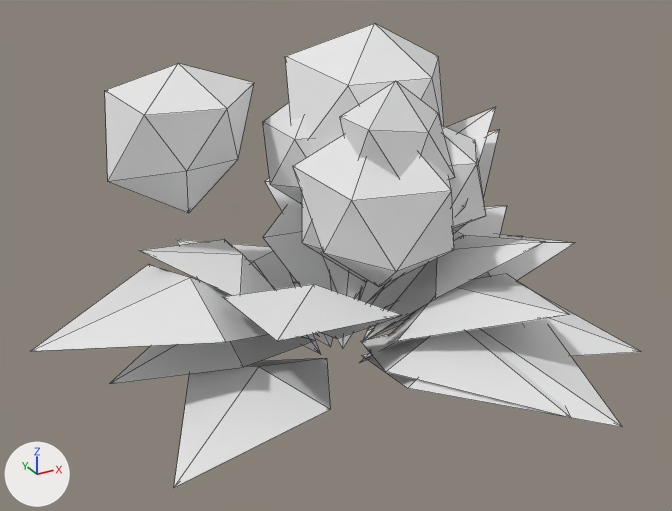
The Blender file assets/blender/src/hydrangea_21.blend, before and after one commit.
The view is the same before and after, from a 50 mm lens placed at (-0.679, -1.215, 0.924), pointed at (-0.055, -0.081, 0.356). The lights are fixed; the arrows at lower left show +X, +Y and +Z. The picture after the commit comes second. Mesh edges are drawn as thin lines.

Before the edit, the objects in view are built like this:
```python
me_blooms = bpy.data.meshes.new('blooms')
me_blooms.from_pydata(...)  # 84 vertices, 140 faces; spans x -0.333..0.2, y -0.241..0.223, z 0.271..0.674
me_leaves = bpy.data.meshes.new('leaves')
me_leaves.from_pydata(...)  # 132 vertices, 176 faces; spans x -0.504..0.409, y -0.499..0.364, z 0.107..0.54
ob_blooms = bpy.data.objects.new('blooms', me_blooms)
ob_blooms.location = (0.0, 0.0, 0.0)
ob_leaves = bpy.data.objects.new('leaves', me_leaves)
ob_leaves.location = (0.0, 0.0, 0.0)
```
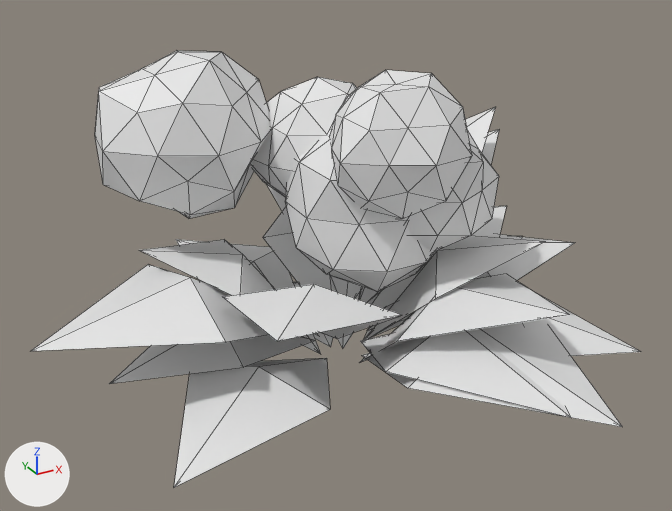
Diff of the bpy script that builds the scene:
```diff
--- a/assets/blender/src/hydrangea_21.blend.py
+++ b/assets/blender/src/hydrangea_21.blend.py
@@ me_blooms @@
 # used by ob_blooms; location = (0.0, 0.0, 0.0)
-me_blooms.from_pydata(...)  # 84 vertices, 140 faces; spans x -0.333..0.2, y -0.241..0.223, z 0.271..0.674
+me_blooms.from_pydata(...)  # 210 vertices, 400 faces; spans x -0.348..0.213, y -0.227..0.285, z 0.263..0.64
+# me_blooms part 1: the loose piece of 12 vertices spanning x -0.333..-0.084, y 0.033..0.223, z 0.379..0.623 is rebuilt with 42 vertices and now spans x -0.348..-0.072, y -0.009..0.285, z 0.37..0.64
+# me_blooms part 2: the loose piece of 12 vertices spanning x -0.057..0.093, y -0.201..-0.045, z 0.456..0.623 is rebuilt with 42 vertices and now spans x -0.089..0.124, y -0.227..-0.007, z 0.416..0.627
+# me_blooms part 3: the loose piece of 12 vertices spanning x -0.012..0.193, y -0.18..0.008, z 0.349..0.552 is rebuilt with 42 vertices and now spans x -0.028..0.213, y -0.192..0.025, z 0.341..0.567
+# me_blooms part 4: the loose piece of 12 vertices spanning x -0.09..0.067, y -0.008..0.154, z 0.361..0.586 is rebuilt with 42 vertices and now spans x -0.121..0.101, y -0.047..0.191, z 0.363..0.592
+# me_blooms part 5
+# 35 vertices are removed from x -0.108..0.2, y -0.241..0.173, z 0.271..0.674
+# 60 faces are deleted
+# 41 vertices are added at x -0.098..0.164, y -0.166..0.099, z 0.263..0.556
+# 80 new faces join them
```

Changed parts and their boxes [x1, y1, x2, y2] in the pictures (672 x 511 px; the box of a moved part takes in the faces that stretch with it):
'blooms', reshaped (6% wider, 9% shorter)
    before: [105, 23, 486, 287]
    after: [95, 51, 499, 292]
part 1 of me_blooms, rebuilt (18% wider, 12% taller)
    before: [105, 63, 254, 213]
    after: [95, 51, 271, 219]
part 2 of me_blooms, rebuilt
    before: [340, 81, 455, 179]
    after: [329, 70, 472, 219]
part 3 of me_blooms, rebuilt
    before: [442, 126, 486, 228]
    after: [402, 132, 499, 251]
part 4 of me_blooms, rebuilt
    before: [263, 103, 315, 204]
    after: [252, 77, 357, 197]
part 5 of me_blooms, moved or reshaped
    before: [285, 23, 454, 287]
    after: [285, 130, 436, 292]
